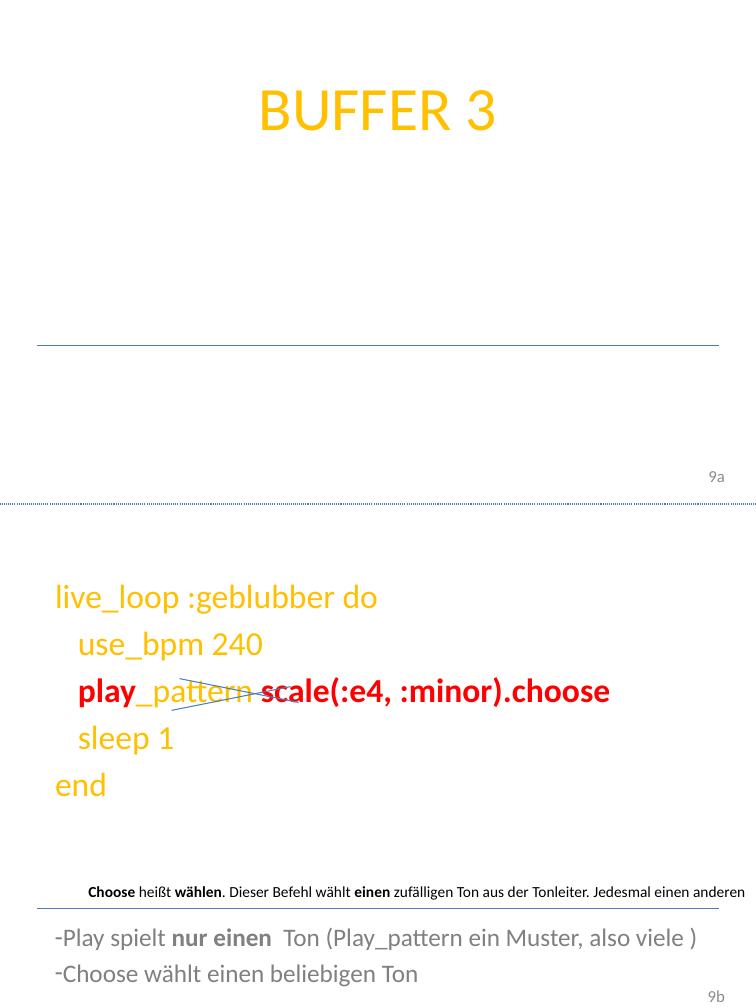
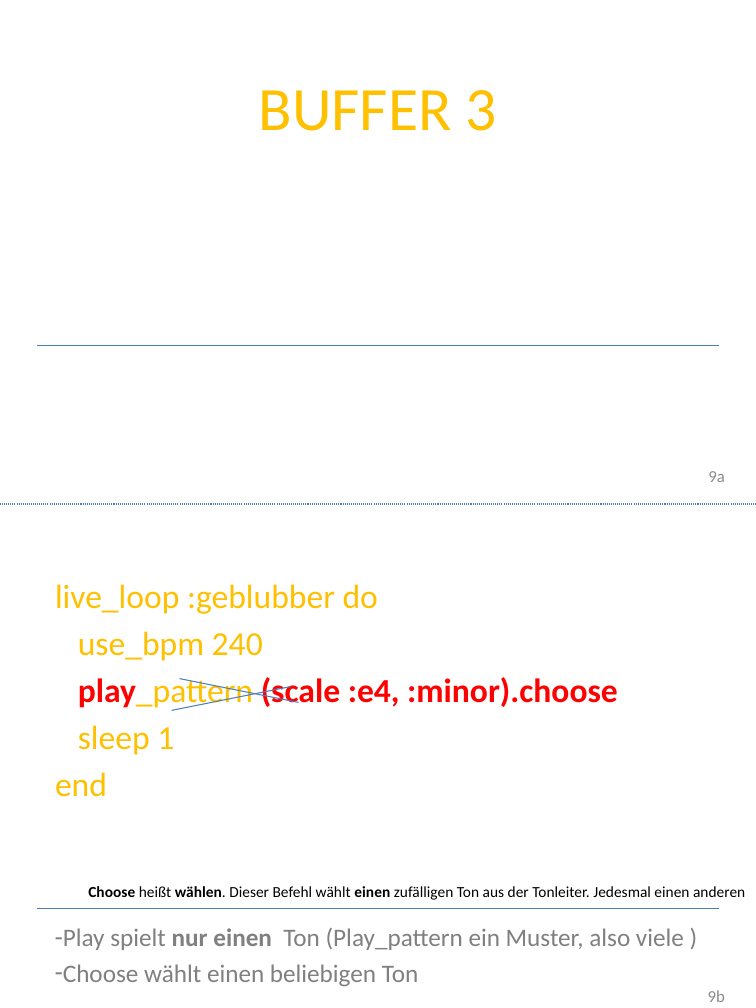
Before and after one commit to Devoxx4KidsDE/SonicPI, a slide deck: slide 9 of documentation/Sonic PI Workshop.pptx. Drawn at 756x1008 pixels with LibreOffice and Linux fonts; fonts in the diff are those of the drawing; background and template pictures are left out. Boxes give left, top, right and bottom in pixels: in the first picture for what was removed or moved away, otherwise in the second. Text is boxed around its words. In the diff, an @@ line names an element or a change of style, - is before the commit and + after.

Commit message:
changed scale according to Sam's advice to reflect the ring idea more

```diff
--- a/documentation/Sonic PI Workshop.pptx
+++ b/documentation/Sonic PI Workshop.pptx
@@ text at [78, 677, 618, 711]: text changed @@
-play_pattern scale(:e4, :minor).choose
+play_pattern (scale :e4, :minor).choose
```
Also in this commit, not shown: 5 other slides changed, 1 other file.
